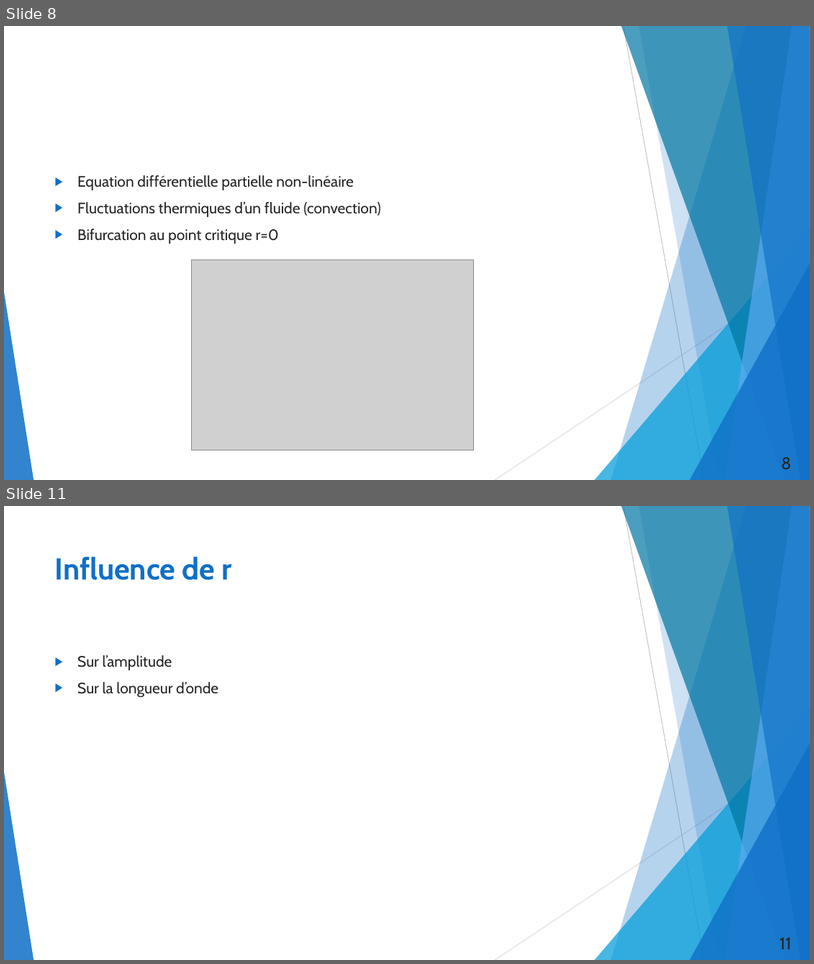
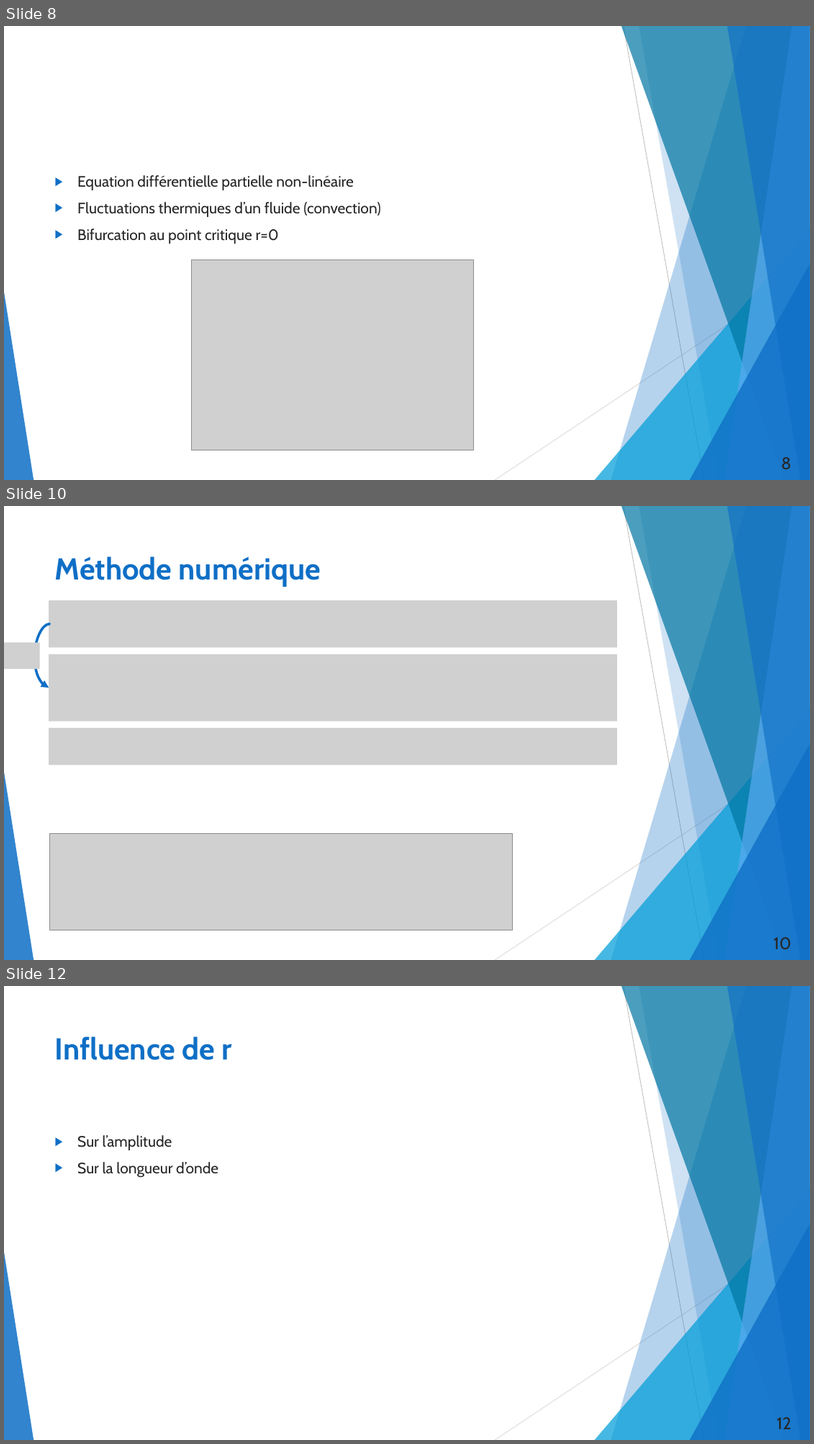
Before and after one commit to duynslaeger/projet_simulation_physique_Swift_Hohenberg, a slide deck: Présentation_LPHYS1303.pptx. Shown one above the other, each under a label of ours: slides 8 and 11 before the commit, slides 8, 10 and 12 after it; the slides between them are not shown. The pictures are 814x964 and 814x1444 pixels, drawn with LibreOffice and Linux fonts; fonts in the diff are those of the drawing; grey boxes stand for pictures. Boxes give left, top, right and bottom in pixels: in the first picture for what was removed or moved away, otherwise in the second. Text is boxed around its words. In the diff, an @@ line names an element or a change of style, - is before the commit and + after.

```diff
--- a/Présentation_LPHYS1303.pptx
+++ b/Présentation_LPHYS1303.pptx
@@ slide 10 added at (4,506,810,960), background #FFFFFF; not listed: 10 template elements that a slide beside it also shows @@
@@ title added at (55,556,321,587), 36 pt, text #0F6FC6, bold @@
+Méthode numérique
@@ picture added at (49,600,617,648) @@
@@ curved arrow added from (49, 624) to (49, 687), #0F6FC6 3 pt @@
@@ picture added at (4,643,40,669) @@
@@ picture added at (49,654,617,721) @@
@@ picture added at (49,728,617,764) @@
@@ picture added at (49,834,512,930) @@
@@ page number added at (774,937,792,950), 20 pt, text #262626 @@
+10
@@ what was slide 11 is now slide 12 @@
@@ page number at (777,1417,792,1429): text changed @@
-11
+12
```
Also in this commit, not shown: 2 slides changed, 3 other files.
